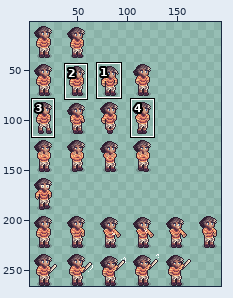
Two states of a sprite sheet, Assets/Sprites/Characters/Player/player_spritesheet.png. Above: a wide view before the commit, with the close-up outlined.
Close-up. Before the commit:
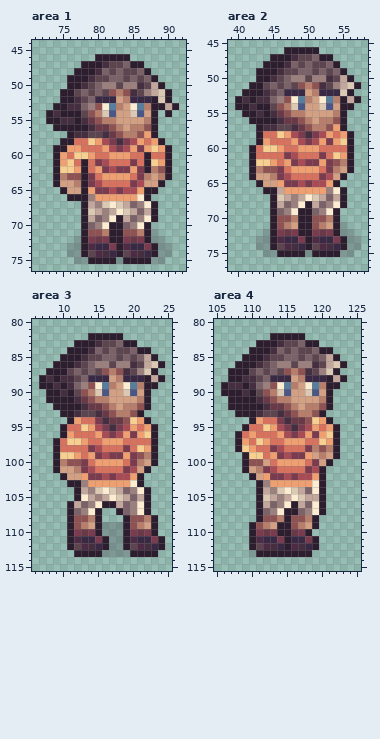
The file is 198x266 pixels. Shown: area 1: x 71..92, y 44..76; area 2: x 39..58, y 45..77; area 3: x 6..25, y 80..115; area 4: x 105..125, y 80..115. The wide view leaves out empty margins. The commit also changed other parts of the picture, which this record leaves out.
Once edited:
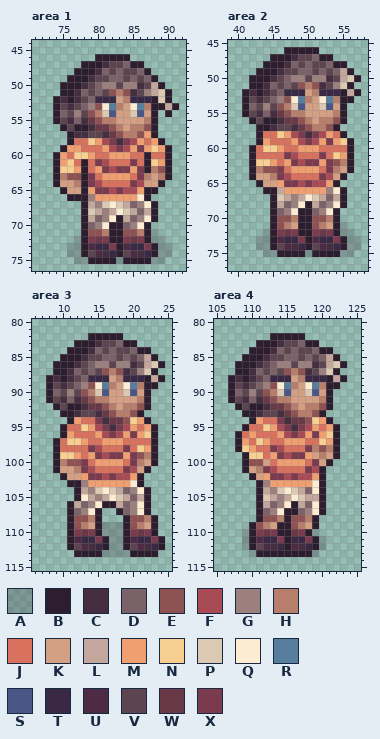
Palette (. is transparent): A #2d1e2f3c  B #2d1e2f  C #452e3f  D #7b6268  E #8f5252  F #a94b54  G #9c807e  H #b87e6c  J #d8725e  K #d3a084  L #c3a79c  M #f09f71  N #f7cf91  P #dbc9b4  Q #fcecd1  R #577f9d  S #4a5786  T #392945  U #4e2b45  V #5d4550  W #6a3948  X #7a3b4f
Changes in this commit:
Area 1:
y 50: x 75 . -> B
y 51: x 77 V -> C
y 52: x 74..75 .B -> BC
y 53: x 75 B -> V; x 77 C -> V
y 54: x 73..77 BCBBB -> .BDVG
y 55: x 73 B -> .; x 75 C -> V; x 77 B -> D
y 56: x 74 B -> .; x 76 B -> V
y 58: x 75 B -> .
y 59: x 74 B -> .
Area 2:
y 48: x 55 . -> B
y 49: x 55..56 B. -> LB
y 50: x 42 . -> B; x 56..57 B. -> PB
y 51: x 44 V -> C; x 55..57 LPB -> PB.
y 52: x 42 B -> C; x 55..57 PB. -> BLB
y 53: x 40..42 BCB -> .BV; x 44 C -> V; x 56..57 LB -> B.
y 54: x 40 B -> .; x 42..44 CBB -> DVG; x 56 B -> .
y 55: x 42 B -> V; x 44 B -> D
y 56: x 43 B -> V
y 57: x 44 C -> B; x 54..55 MB -> B.
y 58: x 55..56 MB -> B.
Area 3:
y 87: x 8 B -> .; x 11 V -> C
y 88: x 7..10 BCBC -> .BCB
y 89: x 7 B -> .; x 9..11 CBC -> VCV
y 90: x 9..11 BCB -> DVG
y 91: x 9..11 BBB -> VCD
y 92: x 10 B -> V
Area 4:
y 87: x 107 B -> .; x 110 V -> C
y 88: x 108..109 BC -> CB
y 89: x 106..110 BCCBC -> .BVCV
y 90: x 106 B -> .; x 108..110 BCB -> DVG
y 91: x 108..110 BBB -> VCD
y 92: x 107 B -> .; x 109 B -> V
y 93: x 108 B -> .
y 110: x 109 . -> A; x 119 . -> A
y 111..112: x 109 . -> A; x 120 . -> A
y 113: x 119 . -> A
Where, in picture pixels (left, top, right, bottom), the same in both close-ups:
changed: (46, 82, 81, 152)
changed: (333, 61, 361, 138)
changed: (235, 75, 270, 131)
changed: (39, 368, 74, 410)
changed: (221, 368, 256, 417)
added: (242, 529, 249, 550)
added: (312, 529, 326, 557)
